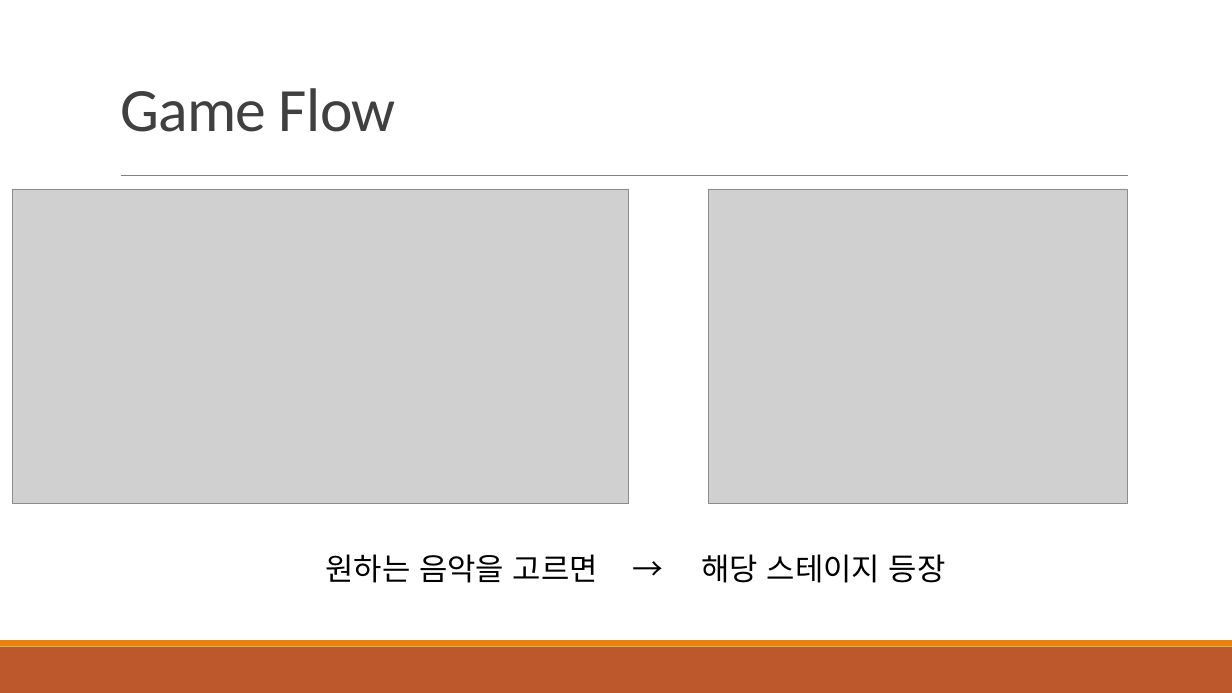
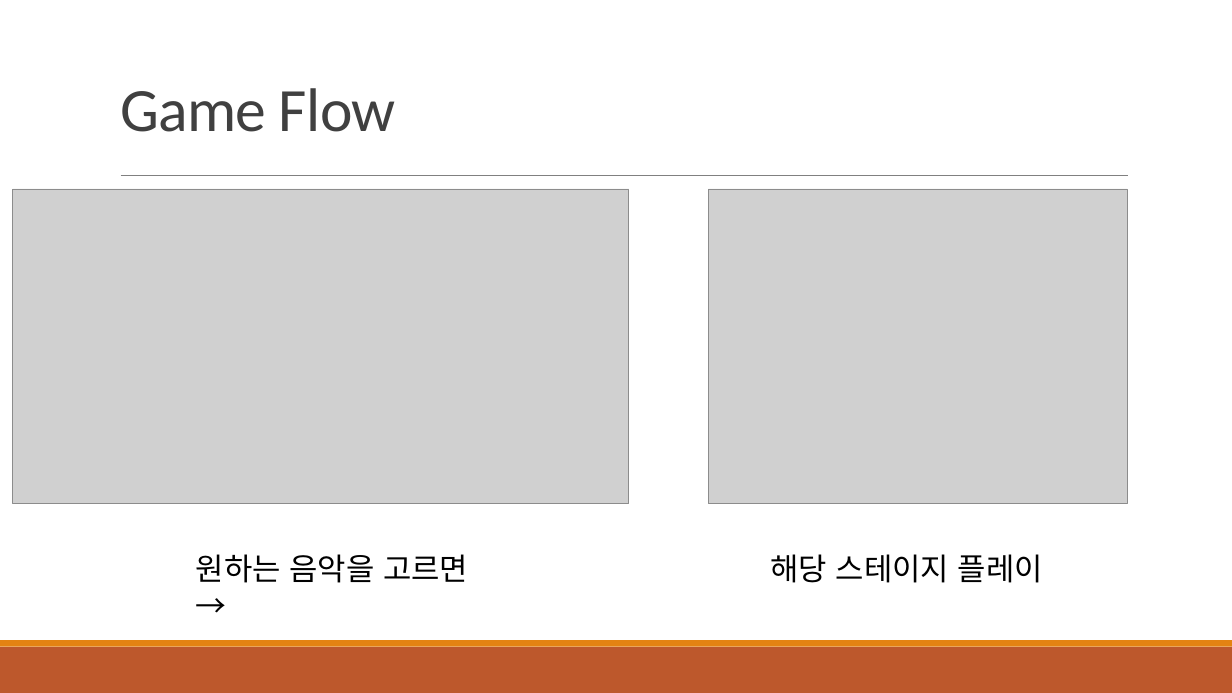
Before and after one commit to SH-Broar/Python---2DGP, a slide deck: slide 3 of Project/제출용/1차 발표 ppt.pptx. Drawn at 1232x693 pixels with LibreOffice and Linux fonts; fonts in the diff are those of the drawing; grey boxes stand for pictures. Boxes give left, top, right and bottom in pixels: in the first picture for what was removed or moved away, otherwise in the second. Text is boxed around its words. In the diff, an @@ line names an element or a change of style, - is before the commit and + after.

```diff
--- a/Project/제출용/1차 발표 ppt.pptx
+++ b/Project/제출용/1차 발표 ppt.pptx
@@ text "원하는 음악을 고르면 →": place and size @@
-text "원하는 음악을 고르면 →" at bbox=[325, 554, 598, 583]
+text "원하는 음악을 고르면 →" at bbox=[196, 554, 468, 583]
@@ text at bbox=[771, 554, 1043, 583]: text changed @@
-해당 스테이지 등장
+해당 스테이지 플레이
```
Also in this commit, not shown: 3 other slides changed, 6 other files.
